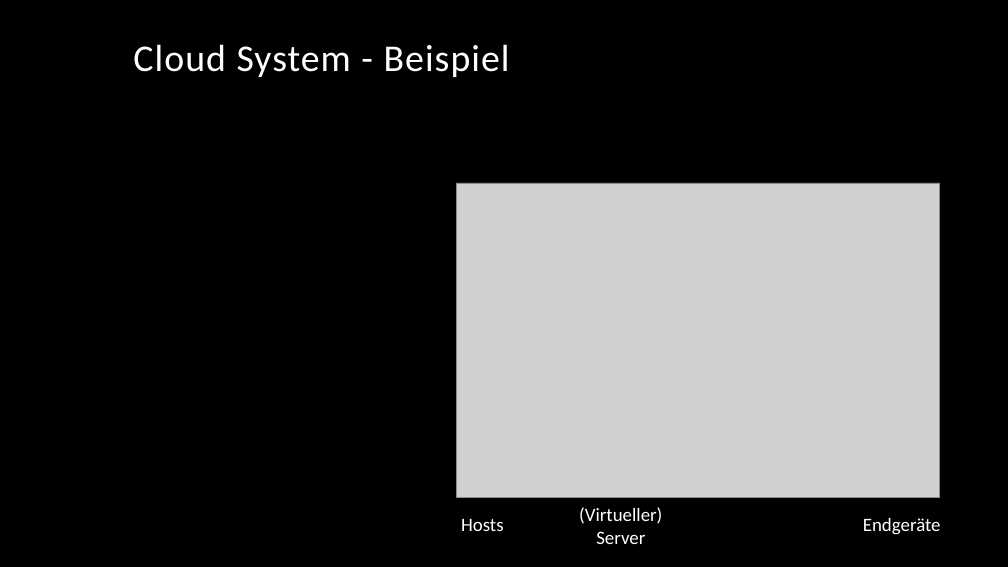
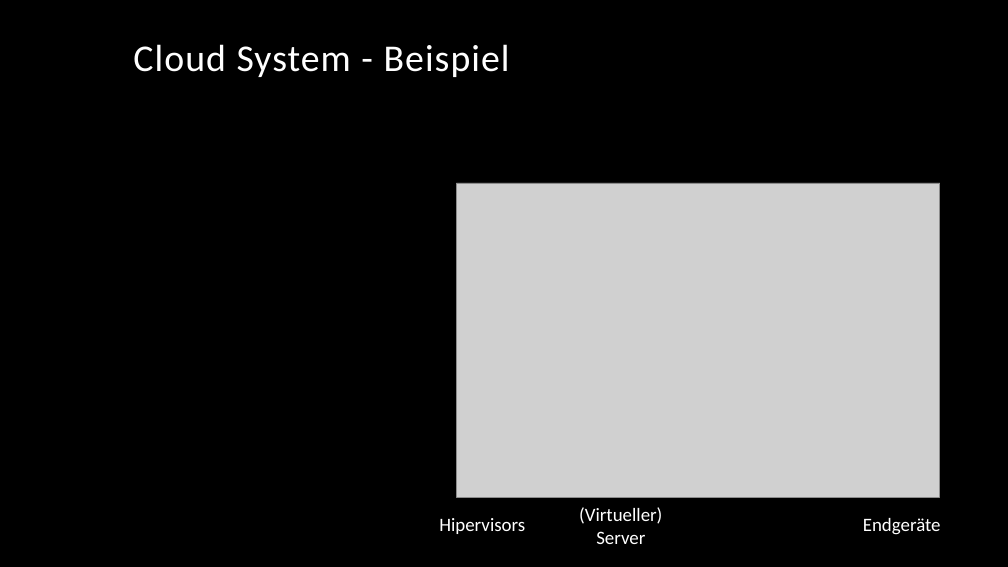
Before and after one commit to cs561/projects, a slide deck: slide 5 of Build your own Cloud II/Build your own Cloud.pptx (slide 7 before the commit). Drawn at 1008x567 pixels with LibreOffice and Linux fonts; fonts in the diff are those of the drawing; grey boxes stand for pictures; background and template pictures are left out. Boxes give left, top, right and bottom in pixels: in the first picture for what was removed or moved away, otherwise in the second. Text is boxed around its words. In the diff, an @@ line names an element or a change of style, - is before the commit and + after.

```diff
--- a/Build your own Cloud II/Build your own Cloud.pptx
+++ b/Build your own Cloud II/Build your own Cloud.pptx
@@ text at (439, 518, 525, 534): text changed @@
-Hosts
+Hipervisors
```
Also in this commit, not shown: 27 other slides changed, 7 slides added, 1 slide removed.
